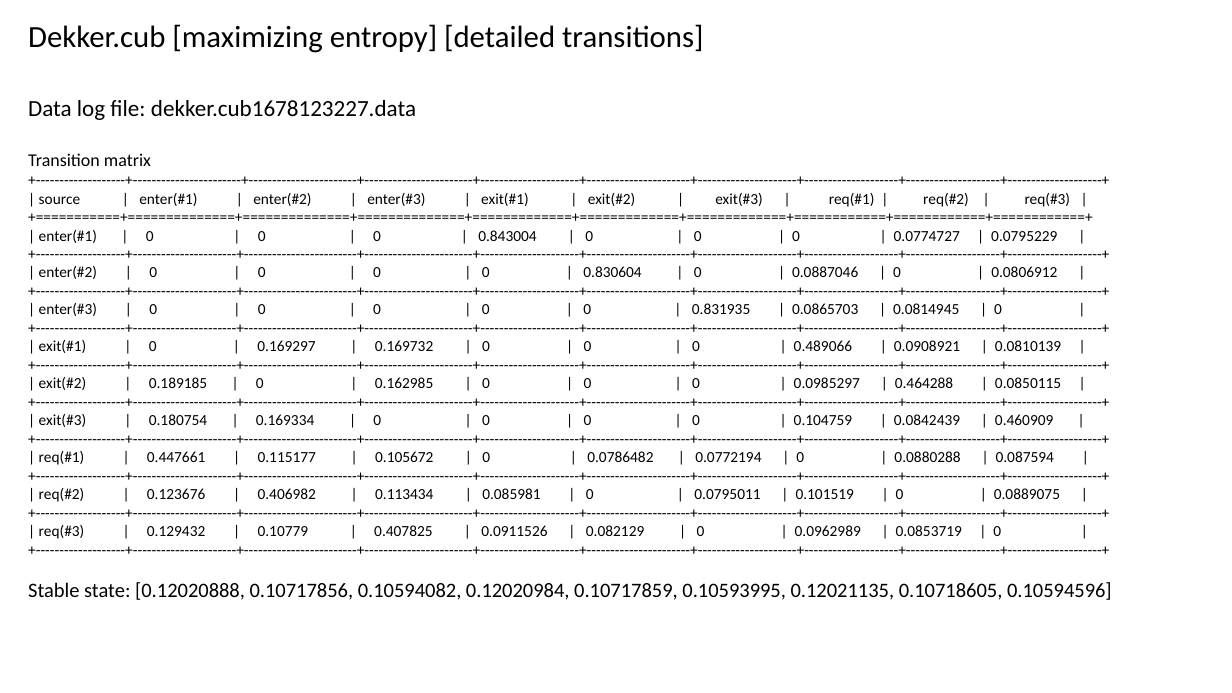
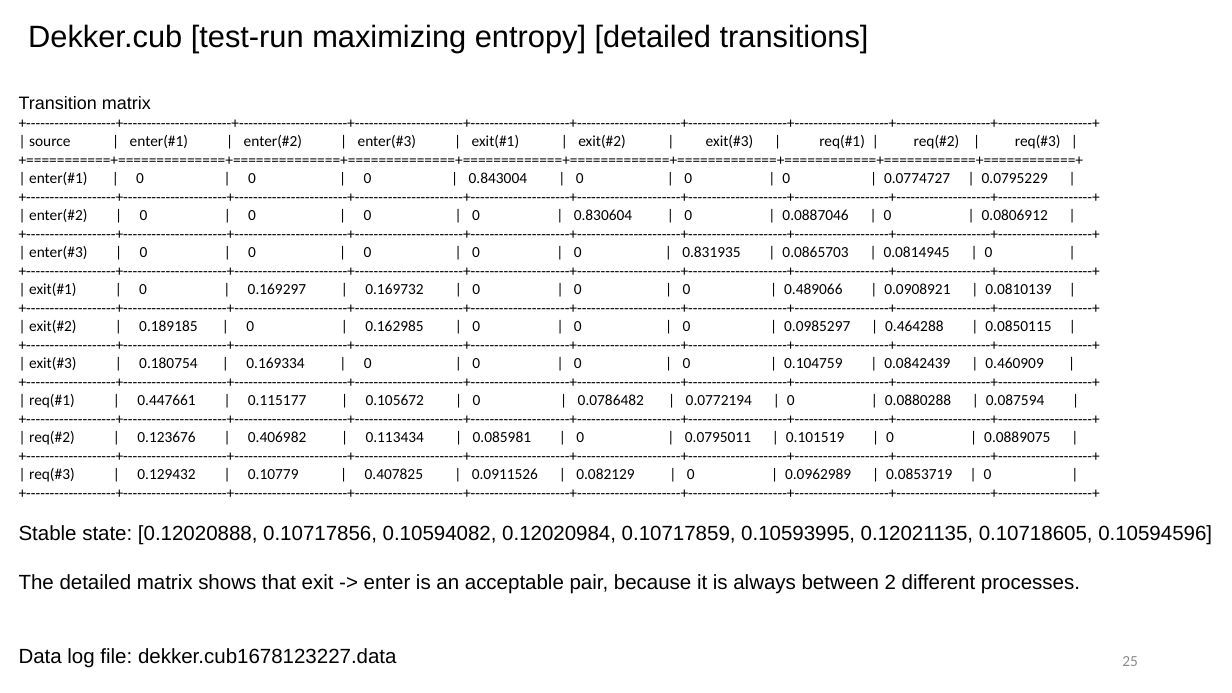
Before and after one commit to cubicle-model-checker/cubicle, a slide deck: slide 25 of mcmc_method.pptx (slide 24 before the commit). Drawn at 1232x693 pixels with LibreOffice and Linux fonts; fonts in the diff are those of the drawing. Boxes give left, top, right and bottom in pixels: in the first picture for what was removed or moved away, otherwise in the second. Text is boxed around its words. In the diff, an @@ line names an element or a change of style, - is before the commit and + after.

```diff
--- a/mcmc_method.pptx
+++ b/mcmc_method.pptx
@@ text at (x1=28, y1=24, x2=869, y2=53): text changed; font Calibri to Arial @@
-Dekker.cub [maximizing entropy] [detailed transitions]
+Dekker.cub [test-run maximizing entropy] [detailed transitions]
@@ text "Transition matrix" moved from (x1=28, y1=100, x2=1112, y2=600) to (x1=19, y1=96, x2=1212, y2=668) @@
@@ text at (x1=19, y1=96, x2=1212, y2=545): font Calibri to Arial in "Transition matrix", "Stable state: [0.12020888, 0.10717856, 0.10594082, 0.1202098 ..." @@
@@ text at (x1=28, y1=100, x2=416, y2=120): paragraph removed @@
-Data log file: dekker.cub1678123227.data
@@ text at (x1=19, y1=574, x2=1080, y2=668): paragraphs added @@
+The detailed matrix shows that exit -> enter is an acceptable pair, because it is always between 2 different processes.
+Data log file: dekker.cub1678123227.data
@@ page number added at (x1=1122, y1=656, x2=1138, y2=666), 12 pt, text #8C8C8C @@
+25
```
Also in this commit, not shown: 23 other slides changed, 6 slides added.
